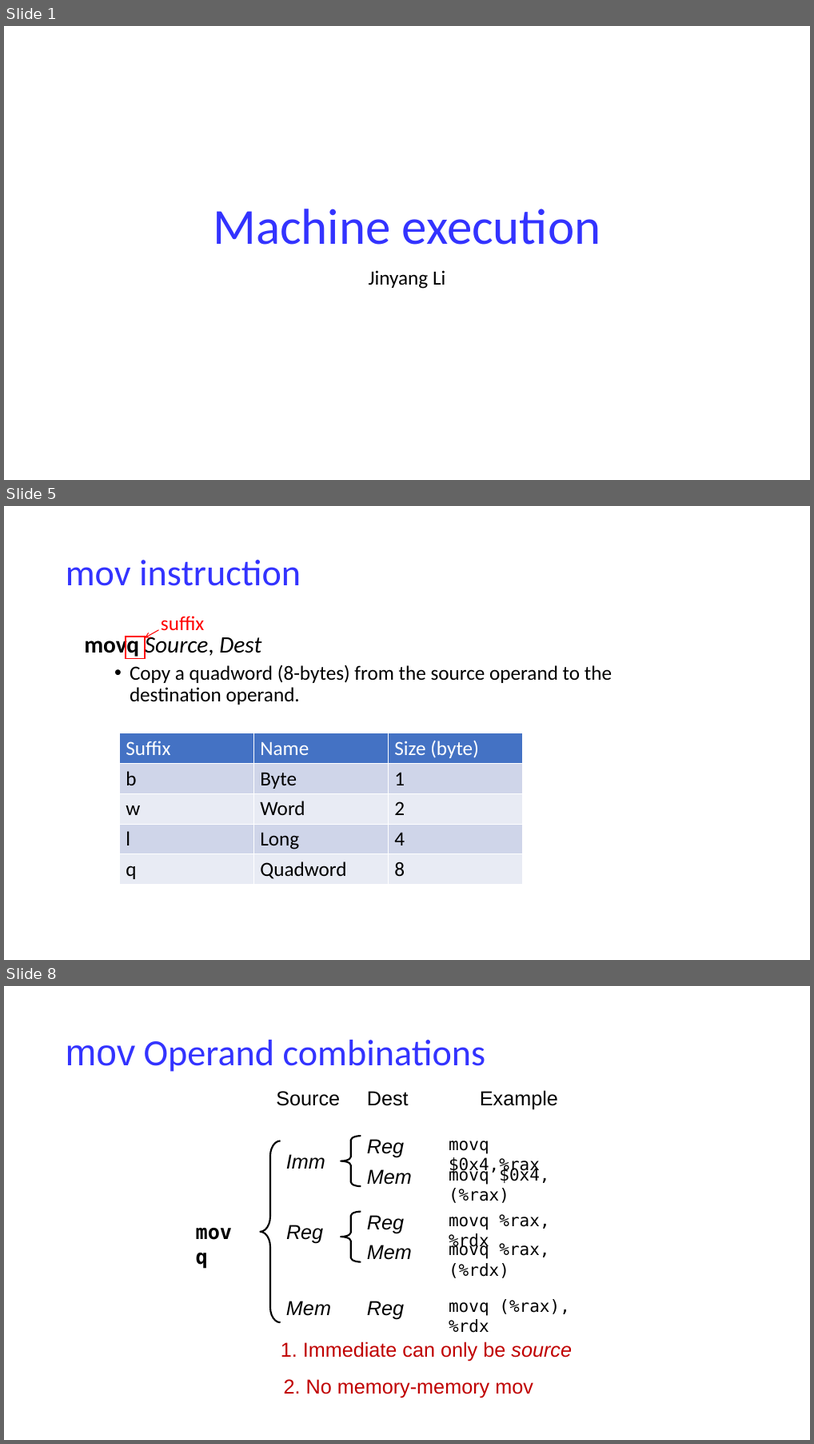
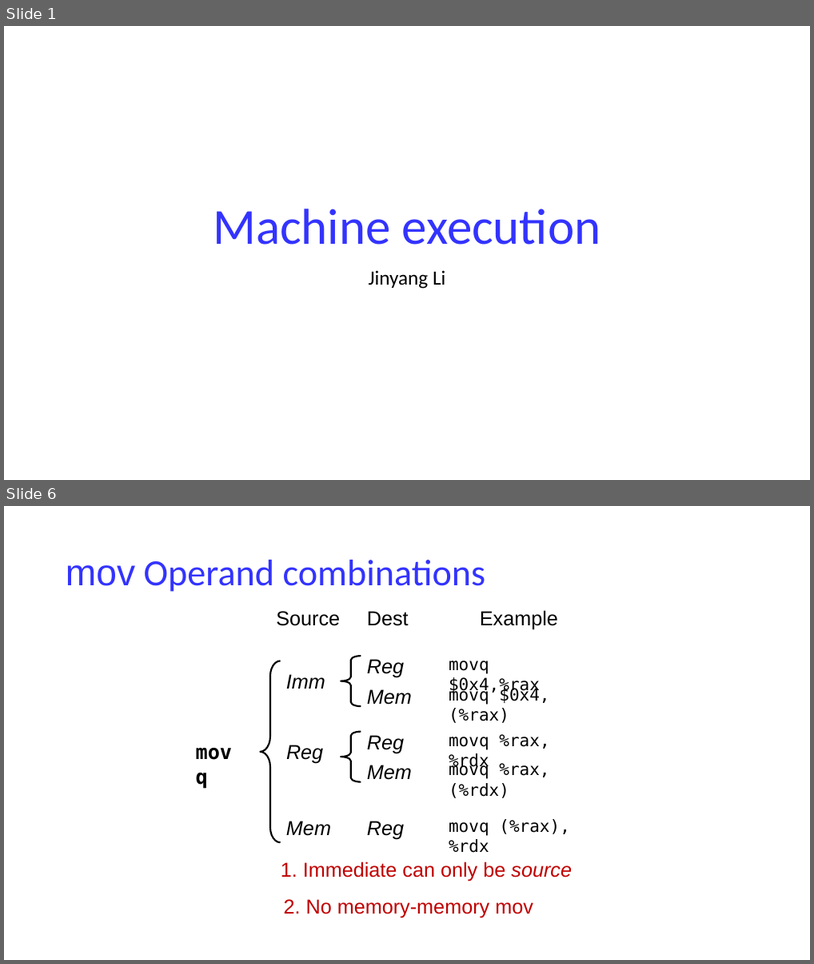
Before and after one commit to NYU-CSO/nyu-cso.github.io, a slide deck: notes/07-Machine_Basics_cont.pptx. Shown one above the other, each under a label of ours: slides 1, 5 and 8 before the commit, slides 1 and 6 after it; the slides between them are not shown. The pictures are 814x1444 and 814x964 pixels, drawn with LibreOffice and Linux fonts; fonts in the diff are those of the drawing. Boxes give left, top, right and bottom in pixels: in the first picture for what was removed or moved away, otherwise in the second. Text is boxed around its words. In the diff, an @@ line names an element or a change of style, - is before the commit and + after.

```diff
--- a/notes/07-Machine_Basics_cont.pptx
+++ b/notes/07-Machine_Basics_cont.pptx
@@ slide 5 removed at (4,506,810,960), background #FFFFFF @@
@@ title removed at (66,560,301,586) @@
-mov instruction
@@ text removed at (161,616,204,631) @@
-suffix
@@ text removed at (84,633,612,704) @@
-movq Source, Dest
-  • Copy a quadword (8-bytes) from the source operand to the destination operand.
@@ rectangle removed at (126,636,145,659) @@
@@ arrow removed from (159, 630) to (145, 638) @@
@@ table removed at (120,733,523,884), 5 rows, 3 columns @@
-Suffix | Name | Size (byte)
-b | Byte | 1
-w | Word | 2
-l | Long | 4
-q | Quadword | 8
@@ what was slide 8 is now slide 6 @@
```
Also in this commit, not shown: 8 slides changed, 3 other slides removed, 1 other file.
